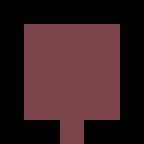
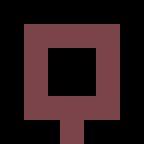
Layered file, before and after one edit (144×144). Changes by layer:
painted on "Background" over [48,48,96,96]
